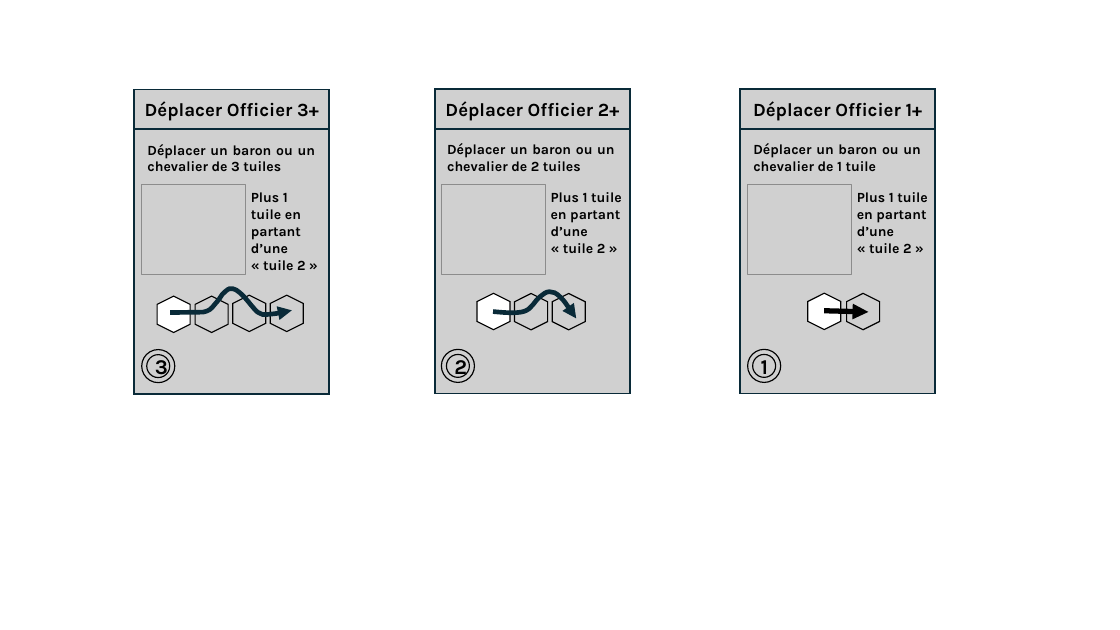
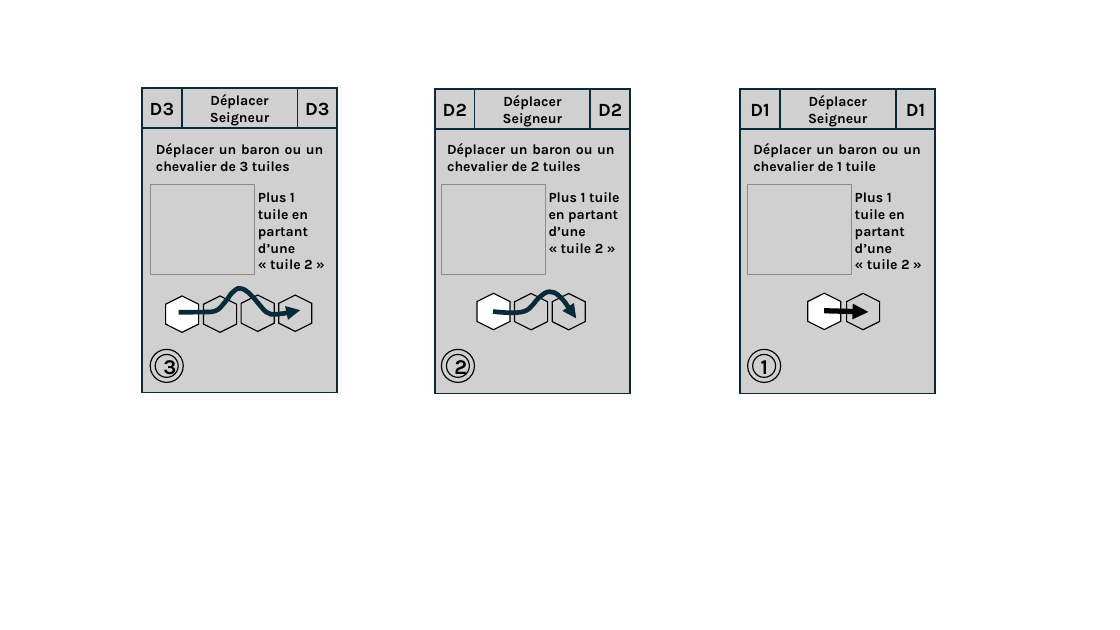
Before and after one commit to LucasBorboleta/Terre-de-Barons, a slide deck: slide 2 of pictures/Cartes-Actions-et-Evenements/Design-Cartes.pptx. Drawn at 1120x630 pixels with LibreOffice and Linux fonts; fonts in the diff are those of the drawing; grey boxes stand for pictures. Boxes give left, top, right and bottom in pixels: in the first picture for what was removed or moved away, otherwise in the second. Text is boxed around its words. In the diff, an @@ line names an element or a change of style, - is before the commit and + after.

```diff
--- a/pictures/Cartes-Actions-et-Evenements/Design-Cartes.pptx
+++ b/pictures/Cartes-Actions-et-Evenements/Design-Cartes.pptx
@@ picture added at box(142, 88, 181, 128), 16 pt, text #000000, bold @@
+D3
@@ picture "Déplacer": place and size @@
-picture "Déplacer" at box(134, 90, 329, 129)
+picture "Déplacer" at box(181, 88, 297, 128)
@@ picture added at box(297, 88, 337, 128), 16 pt, text #000000, bold @@
+D3
@@ picture added at box(435, 89, 475, 129), 16 pt, text #000000, bold @@
+D2
@@ picture "Déplacer": place and size @@
-picture "Déplacer" at box(435, 89, 630, 129)
+picture "Déplacer" at box(475, 89, 591, 129)
@@ picture added at box(591, 89, 630, 129), 16 pt, text #000000, bold @@
+D2
@@ picture added at box(740, 89, 780, 129), 16 pt, text #000000, bold @@
+D1
@@ picture "Déplacer": place and size @@
-picture "Déplacer" at box(740, 89, 935, 129)
+picture "Déplacer" at box(780, 89, 896, 129)
@@ picture added at box(896, 89, 935, 129), 16 pt, text #000000, bold @@
+D1
@@ text in picture at box(210, 94, 269, 126): text changed; size 16 to 12 pt @@
-Déplacer Officier 3+
+Déplacer
+Seigneur
@@ text in picture at box(503, 95, 562, 127): text changed; size 16 to 12 pt @@
-Déplacer Officier 2+
+Déplacer
+Seigneur
@@ text in picture at box(808, 95, 867, 127): text changed; size 16 to 12 pt @@
-Déplacer Officier 1+
+Déplacer
+Seigneur
@@ text "Plus 1 tuile en partant ...": place and size @@
-text "Plus 1 tuile en partant ..." at box(251, 192, 305, 270)
+text "Plus 1 tuile en partant ..." at box(258, 192, 312, 269)
@@ text "Plus 1 tuile en partant ..." rewrapped from box(857, 192, 928, 253) to box(855, 192, 909, 269) @@
@@ 6 pictures, 1 text, 1 freeform shape, 1 hexagon: place and size @@
-6 pictures, 1 text, 1 freeform shape, 1 hexagon at box(134, 90, 329, 394)
+6 pictures, 1 text, 1 freeform shape, 1 hexagon at box(142, 88, 337, 392)
```
Also in this commit, not shown: 3 other slides changed.
